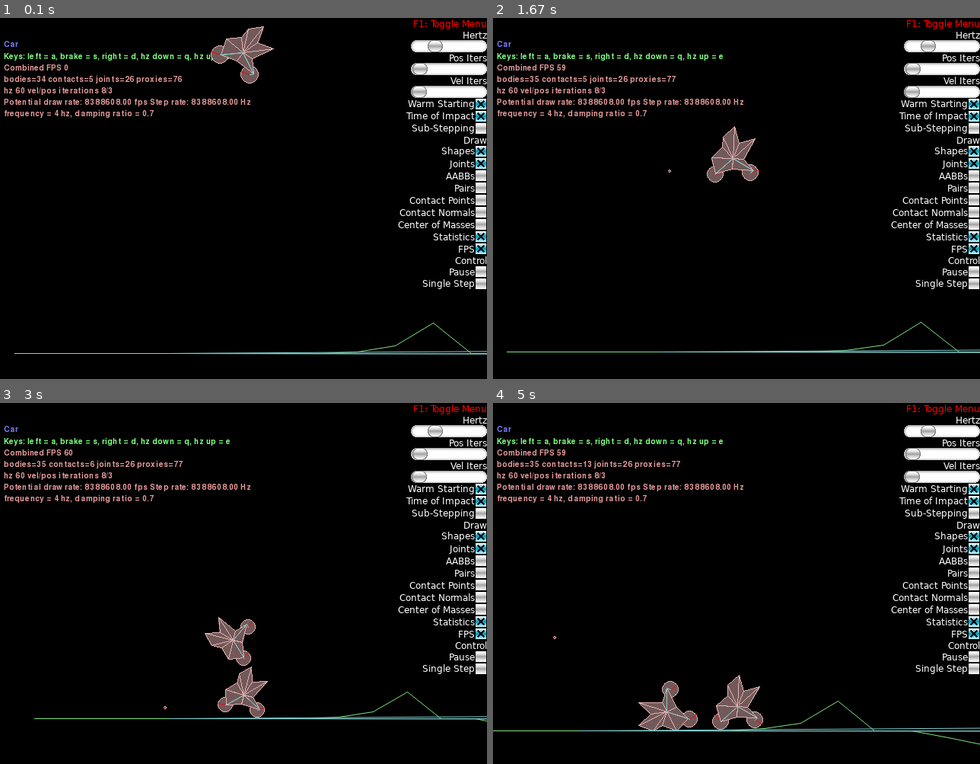
Above: before the commit, frames 1-4 (two rows, left to right).
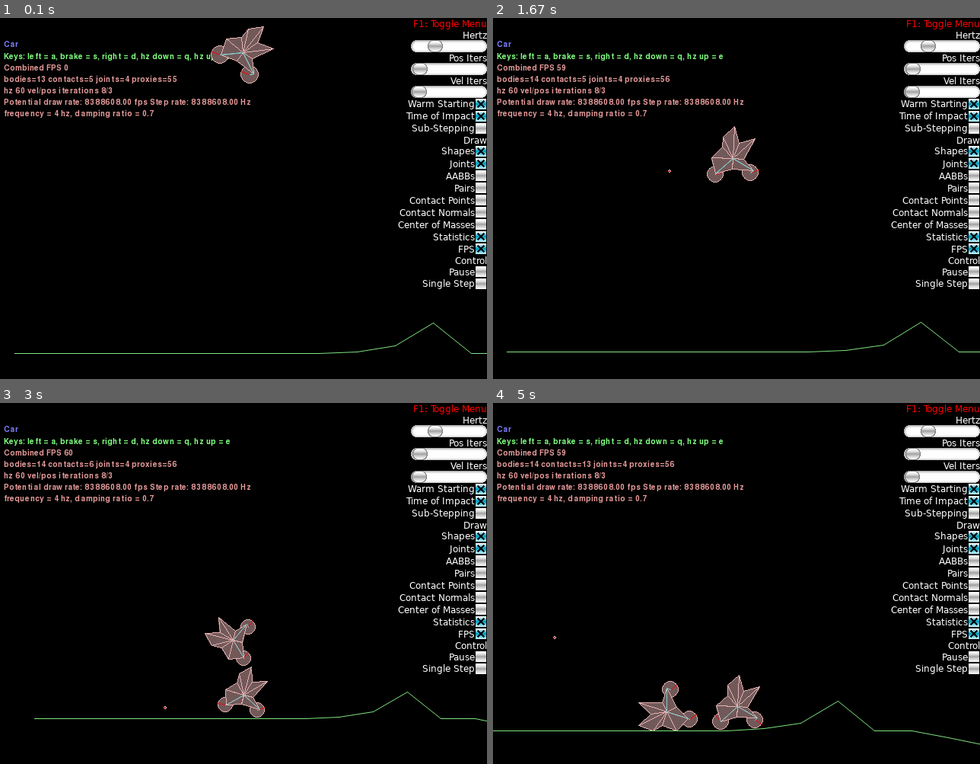
Above: after the commit, the same moments.

Repository: Arton1/BestCarAlgorithm
Game: pygame game, started from solution/car_algorithm.py
The game is run twice, just before and just after one commit, with the same random seed, the same clock (stepped at 60 frames per second) and the same inputs.
Inputs (mouse positions are in pixels of both pictures, inside the frame that each line leads up to):
- Up to frame 1 (0.1 s): no input
- Up to frame 2 (1.67 s): right-click (717, 216) at 0.38 s; hold Right 0.67-1.13 s; tap Space at 0.73, 1.03, 1.28, 1.62 s; tap Z at 0.82 s; hold Up 1.22-1.52 s; tap X at 1.37 s; hold Right from 1.55 s (still down)
- Up to frame 3 (3 s): tap Space at 1.92, 2.45, 2.75 s; release Right at 2.02 s; click (243, 608) at 2.1 s; hold Left 2.38-2.92 s; tap X at 2.53 s; hold Down from 2.95 s (still down)
- Up to frame 4 (5 s): tap Space at 3.02, 3.35, 3.65, 3.78, 4.18, 4.48, 4.85 s; release Down at 3.25 s; hold Left 3.28-3.68 s; tap Z at 3.43, 4.93 s; hold Up 3.72-4.08 s; tap X at 3.87 s; hold Right 4.12-4.75 s; hold Down from 4.78 s (still down)

The runs differ from the first frame. In frame 1, 0.6% of the frame differs, in the area x 7-100%, y 15-94%; in frame 2, 0.8%; in frame 3, 0.7%; in frame 4, 0.9%, in the area x 7-100%, y 15-92%.

Commit message:
added genotype

Diff:
--- a/solution/car_algorithm.py
+++ b/solution/car_algorithm.py
@@ -20,7 +20,7 @@
 
 from .framework import (Framework, Keys, main)
 from .bridge import create_bridge
-from solution.Car import *
+from solution.car import *
 
 from Box2D import (b2EdgeShape, b2FixtureDef, b2PolygonShape,
                    b2_pi)
@@ -67,27 +67,27 @@
                 friction=0.6,
             )
 
-        # Teeter
-        body = self.world.CreateDynamicBody(
-            position=(140, 0.90),
-            fixtures=b2FixtureDef(
-                shape=b2PolygonShape(box=(10, 0.25)),
-                density=1.0,
-            )
-        )
+        # # Teeter
+        # body = self.world.CreateDynamicBody(
+        #     position=(140, 0.90),
+        #     fixtures=b2FixtureDef(
+        #         shape=b2PolygonShape(box=(10, 0.25)),
+        #         density=1.0,
+        #     )
+        # )
+        #
+        # self.world.CreateRevoluteJoint(
+        #     bodyA=ground,
+        #     bodyB=body,
+        #     anchor=body.position,
+        #     lowerAngle=-8.0 * b2_pi / 180.0,
+        #     upperAngle=8.0 * b2_pi / 180.0,
+        #     enableLimit=True,
+        # )
 
-        self.world.CreateRevoluteJoint(
-            bodyA=ground,
-            bodyB=body,
-            anchor=body.position,
-            lowerAngle=-8.0 * b2_pi / 180.0,
-            upperAngle=8.0 * b2_pi / 180.0,
-            enableLimit=True,
-        )
-
-        # Bridge
-        create_bridge(self.world, ground, (2.0, 0.25),
-                      (161.0, -0.125), self.bridgePlanks)
+        # # Bridge
+        # create_bridge(self.world, ground, (2.0, 0.25),
+        #               (161.0, -0.125), self.bridgePlanks)
 
         # Boxes
         for y_pos in [0.5, 1.5, 2.5, 3.5, 4.5]:
--- /dev/null
+++ b/solution/genotype.py
@@ -0,0 +1,21 @@
+import random
+import math
+
+
+class Genotype:
+    vectors = []
+    wheelVertices = []
+    wheelProporites = []  # radius, speed, fraction
+
+    evaluation = float("inf")
+
+    def newRandom(self):
+        for i in range(0, 10): self.vectors.append((random.random() * 2 * math.pi, random.uniform(0.1, 4)))
+        self.wheelVertices.append(random.randint(0, 10))
+        self.wheelVertices.append(random.randint(0, 10))
+        self.wheelProporites.append(random.uniform(0.5, 2))
+        self.wheelProporites.append(random.uniform(0, 100))
+        self.wheelProporites.append(random.uniform(0, 1))
+
+    def printGene(self):
+        print(self.vectors)
Renamed: solution/Car.py -> solution/car.py
